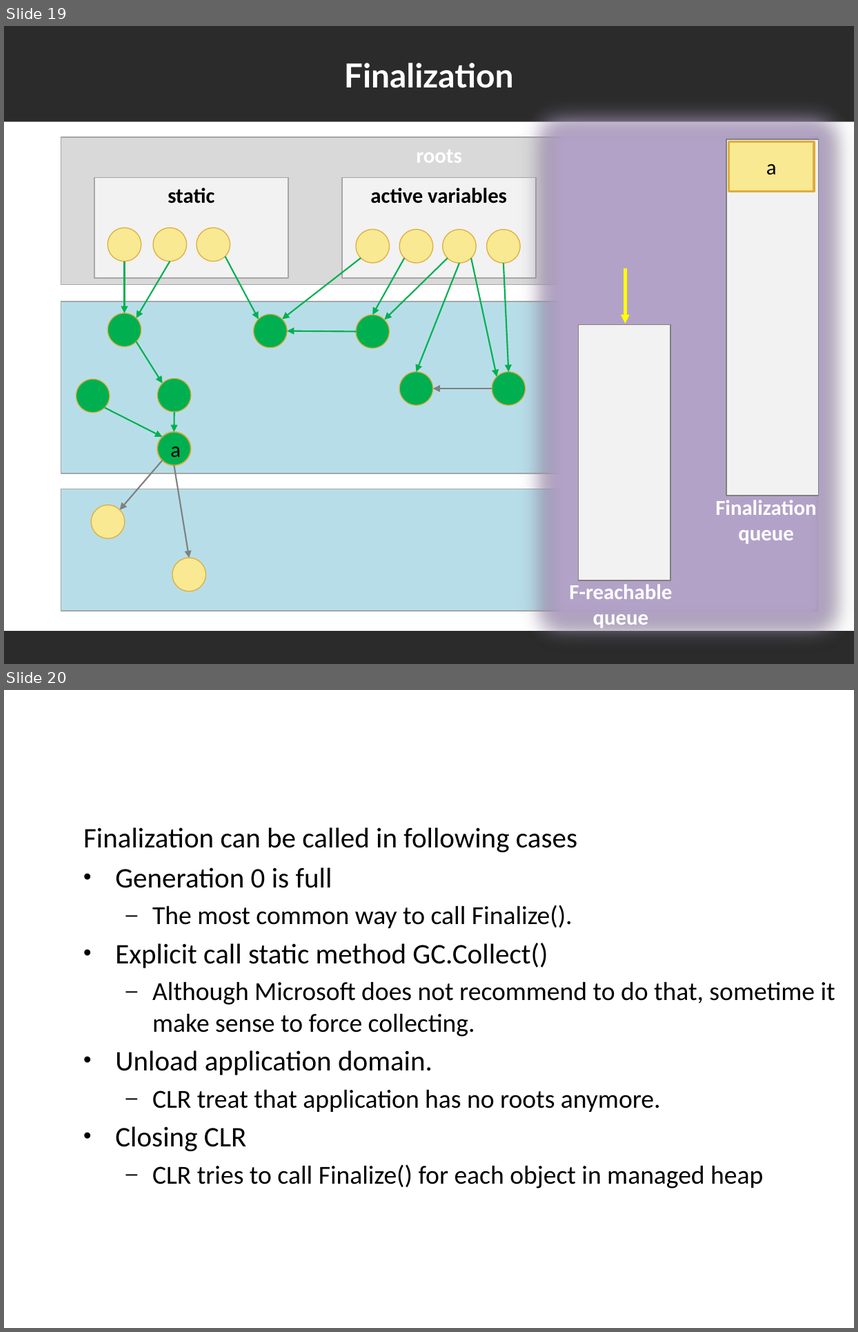
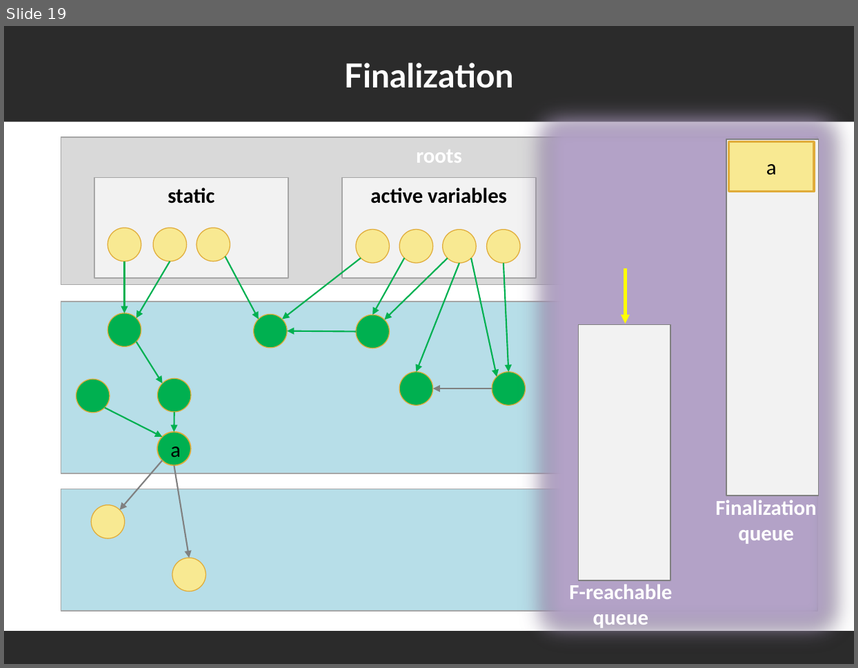
Before and after one commit to yuriyshapovalov/slides, a slide deck: ppt/Garbage Collection and Memory Leak Avoidance in .NET.pptx. Shown one above the other, each under a label of ours: slides 19 and 20 before the commit, slide 19 after it. The pictures are 858x1332 and 858x668 pixels, drawn with LibreOffice and Linux fonts; fonts in the diff are those of the drawing; background and template pictures are left out; a plain dark background stands for a picture behind light text. Boxes give left, top, right and bottom in pixels: in the first picture for what was removed or moved away, otherwise in the second. Text is boxed around its words. In the diff, an @@ line names an element or a change of style, - is before the commit and + after.

```diff
--- a/ppt/Garbage Collection and Memory Leak Avoidance in .NET.pptx
+++ b/ppt/Garbage Collection and Memory Leak Avoidance in .NET.pptx
@@ slide 20 removed at (4,690,854,1328), background picture (left out) @@
@@ title removed at (34,715,824,763) @@
-Finalization
@@ text removed at (83,827,835,1188) @@
-Finalization can be called in following cases
-• Generation 0 is full
-  – The most common way to call Finalize().
-• Explicit call static method GC.Collect()
-  – Although Microsoft does not recommend to do that, sometime it make sense to force collecting.
-• Unload application domain.
-  – CLR treat that application has no roots anymore.
-• Closing CLR
-  – CLR tries to call Finalize() for each object in managed heap
```
Also in this commit, not shown: 1 slide changed, 5 slides added.
